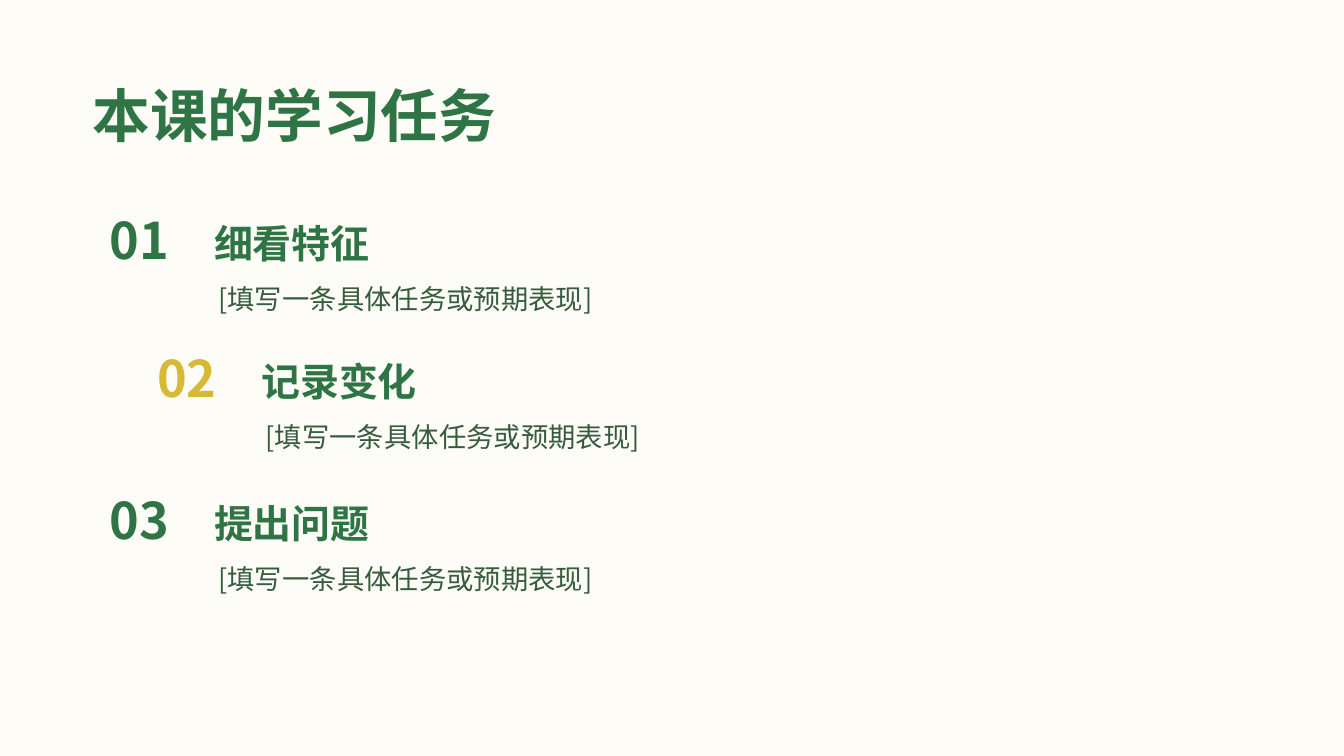
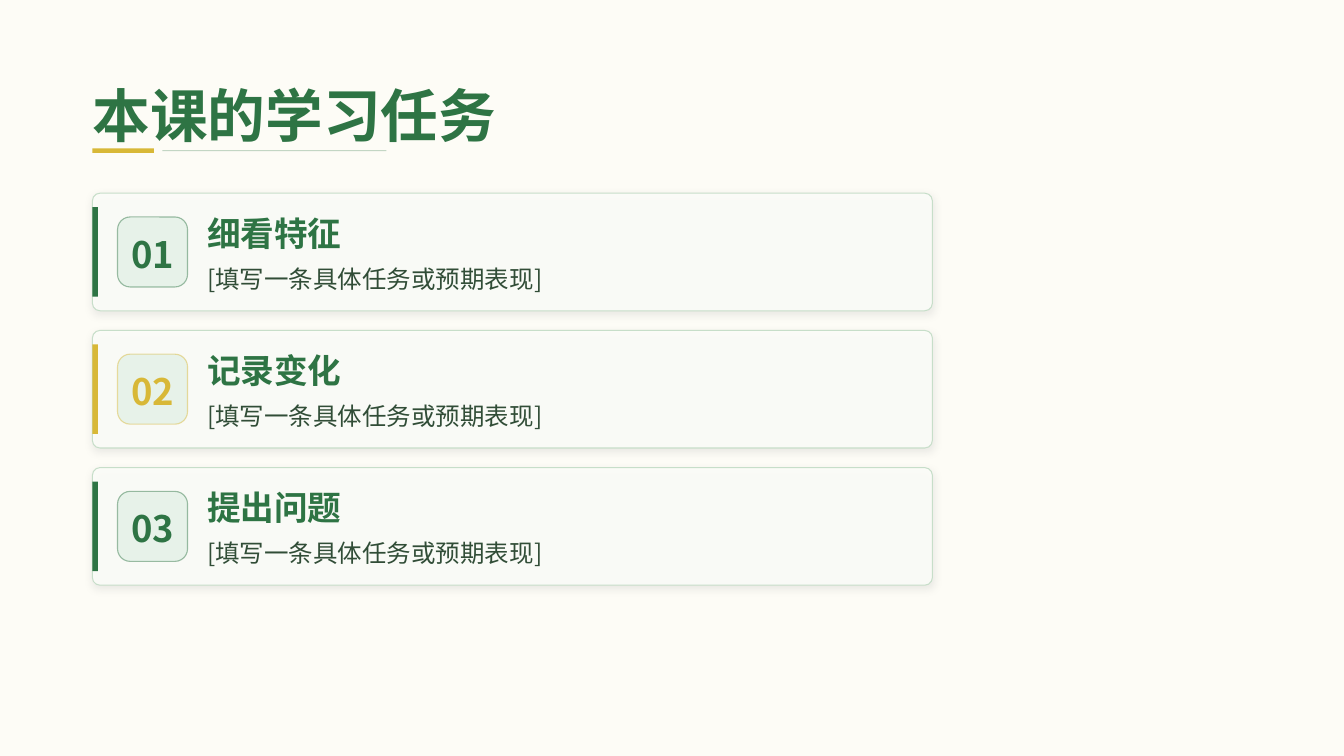
Before and after one commit to Daylily-Huang/Work-skills, a slide deck: slide 2 of skills/teacher-ppt/assets/templates/T18_薄荷柠檬研学.pptx. Drawn at 1344x756 pixels with LibreOffice and Linux fonts; fonts in the diff are those of the drawing; background and template pictures are left out. Boxes give left, top, right and bottom in pixels: in the first picture for what was removed or moved away, otherwise in the second. Text is boxed around its words. In the diff, an @@ line names an element or a change of style, - is before the commit and + after.

```diff
--- a/skills/teacher-ppt/assets/templates/T18_薄荷柠檬研学.pptx
+++ b/skills/teacher-ppt/assets/templates/T18_薄荷柠檬研学.pptx
@@ rectangle added at (93,148,154,152), fill #D8B837 @@
@@ rectangle added at (162,150,386,151), fill #2E7444 at 28% opacity @@
@@ rounded rectangle added at (93,194,933,312), fill #FCFDF9 at 88% opacity, outline #C7DEC9 0.75 pt @@
@@ rectangle added at (93,208,99,297), fill #2E7444 @@
@@ text "01": place and size @@
-text "01" at (110,221,169,260)
+text "01" at (131,240,174,269)
@@ rounded rectangle added at (118,217,188,286), fill #E6F2E8 at 92% opacity, outline #2E7444 0.8 pt @@
@@ text "[填写一条具体任务或预期表现]": place and size @@
-text "[填写一条具体任务或预期表现]" at (218,286,592,314)
+text "[填写一条具体任务或预期表现]" at (207,267,542,292)
@@ rounded rectangle added at (93,331,933,449), fill #FCFDF9 at 88% opacity, outline #C7DEC9 0.75 pt @@
@@ rectangle added at (93,345,99,435), fill #D8B837 @@
@@ size 36 to 26 pt in 3 elements at (131,514,174,543), (131,240,174,269), (131,377,174,406) @@
@@ text "02": place and size @@
-text "02" at (157,359,216,398)
+text "02" at (131,377,174,406)
@@ rounded rectangle added at (118,354,188,423), fill #E6F2E8 at 92% opacity, outline #D8B837 0.8 pt @@
@@ size 27.8 to 24 pt in 3 elements at (207,217,341,249), (207,491,341,523), (207,354,341,386) @@
@@ text "记录变化": place and size @@
-text "记录变化" at (261,362,416,400)
+text "记录变化" at (207,354,341,386)
@@ size 19.5 to 17.5 pt, text colour #365B3D to #314D37 in 3 elements at (207,267,542,292), (207,541,542,566), (207,404,542,429) @@
@@ text "[填写一条具体任务或预期表现]": place and size @@
-text "[填写一条具体任务或预期表现]" at (266,424,640,452)
+text "[填写一条具体任务或预期表现]" at (207,404,542,429)
@@ rounded rectangle added at (93,468,933,586), fill #FCFDF9 at 88% opacity, outline #C7DEC9 0.75 pt @@
@@ rectangle added at (93,482,99,572), fill #2E7444 @@
@@ text "03": place and size @@
-text "03" at (110,501,169,540)
+text "03" at (131,514,174,543)
@@ rounded rectangle added at (118,492,188,562), fill #E6F2E8 at 92% opacity, outline #2E7444 0.8 pt @@
@@ text "提出问题": place and size @@
-text "提出问题" at (214,505,369,542)
+text "提出问题" at (207,491,341,523)
@@ text "[填写一条具体任务或预期表现]": place and size @@
-text "[填写一条具体任务或预期表现]" at (218,566,592,594)
+text "[填写一条具体任务或预期表现]" at (207,541,542,566)
```
Also in this commit, not shown: 4 other slides changed, 23 other files.
